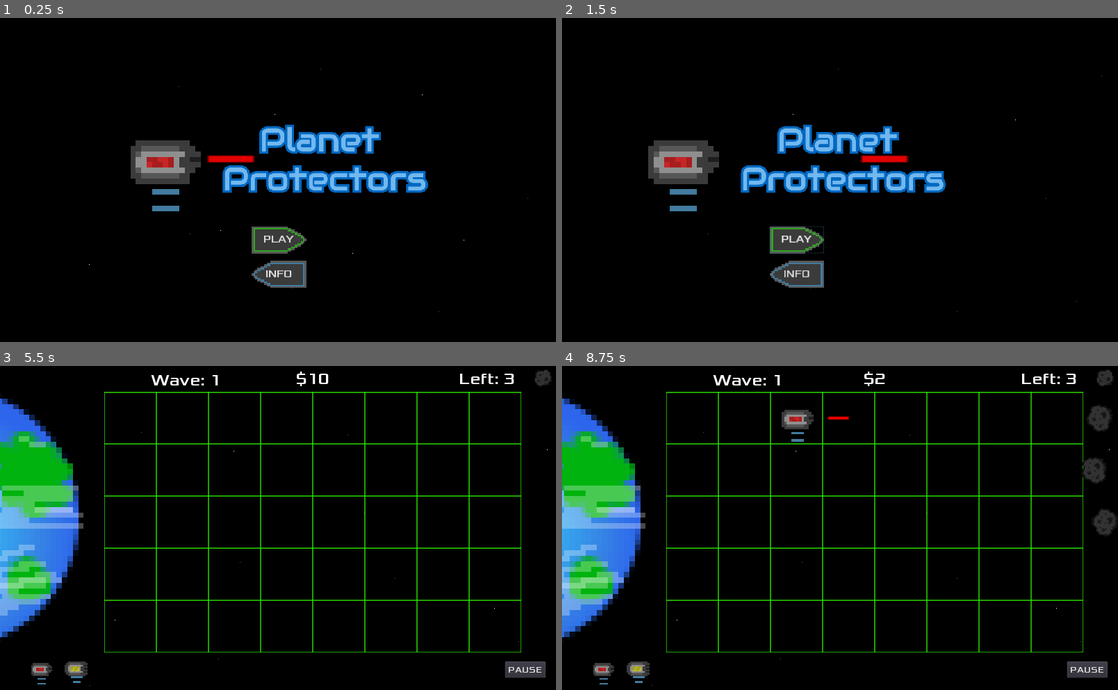
Above: before the commit, frames 1-4 (two rows, left to right).
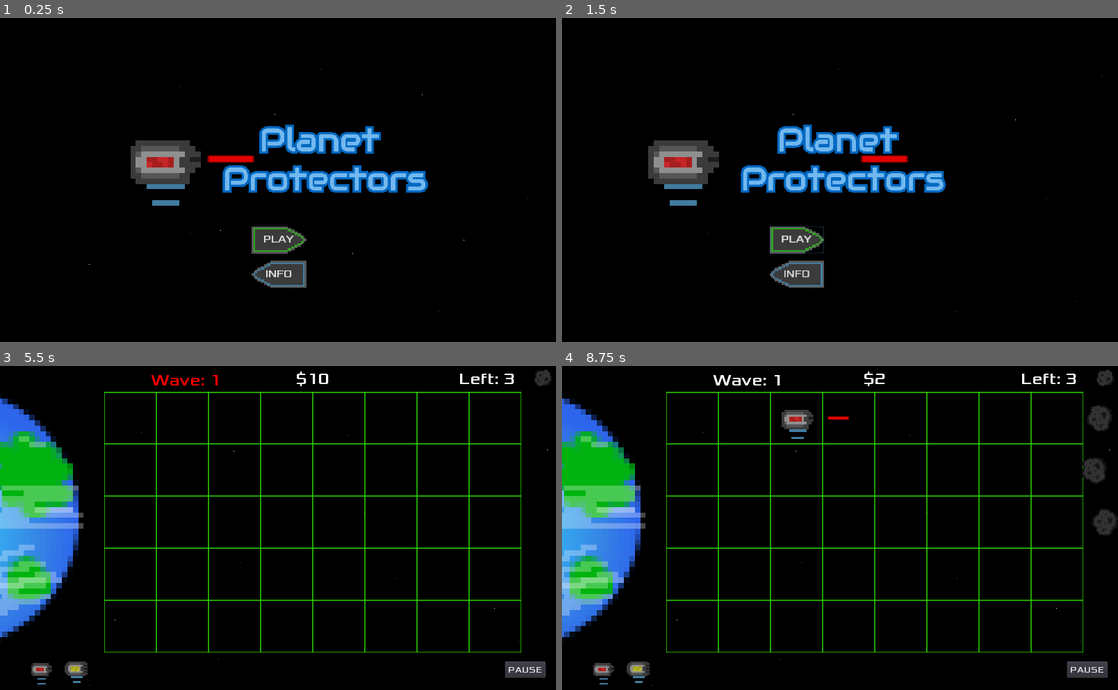
Above: after the commit, the same moments.

Repository: EthanMHolland/PlanetProtectors
Game: Godot game, scene res://src/TitleScreen.tscn
Same seed, same stepped clock (60 frames per second), same inputs: the game is played once before the commit and once after it.
Inputs (mouse positions are in pixels of both pictures, inside the frame that each line leads up to):
- Up to frame 1 (0.25 s): no input
- Up to frame 2 (1.5 s): click "PLAY" at 0.5 s; click "PLAY" at 1.25 s
- Up to frame 3 (5.5 s): click "INFO" at 2 s; move the mouse to (400, 511) at 2.77 s; tap 0 (add_funds) at 2.85 s; click (400, 511) at 2.92 s; drag from (494, 417) to (311, 518) at 3.52 s; move the mouse to (394, 417) at 4.27 s; tap = (increase_wave) at 4.35 s; click (394, 417) at 4.42 s; drag from (294, 417) to (450, 417) at 5.02 s
- Up to frame 4 (8.75 s): tap Enter at 5.75 s; drag from (689, 417) to (600, 670) at 5.77 s; click "PAUSE" at 6.5 s; click "RESUME" at 7.25 s; drag from (600, 670) to (795, 417) at 8.02 s

The runs differ from the first frame. In frame 1, 0.4% of the frame differs, in the area x 26-34%, y 51-60%; in frame 2, 0.4%; in frame 3, 0.2%; in frame 4, less than 0.1%.

Commit message:
Wave Label changes red for 0.5 seconds on new wave

Diff:
--- a/project/src/LaserTower.tscn
+++ b/project/src/LaserTower.tscn
@@ -146,6 +146,7 @@
 position = Vector2( 0, 1.59701 )
 frames = SubResource( 22 )
 animation = "battery5"
+frame = 2
 playing = true
 
 [node name="CollisionShape2D" type="CollisionShape2D" parent="."]
--- a/project/src/Level.gd
+++ b/project/src/Level.gd
@@ -60,6 +60,8 @@
 #Starts the next wave
 func _wave_start():
 	$NewWaveSound.play()
+	$Wave.add_color_override("font_color", Color(255,0,0))
+	$WaveColorTimer.start()
 	_wave += 1
 	print("Begin wave: " + str(_wave))
 	_new_asteroid_speed = -20*_wave
@@ -196,3 +198,7 @@
 
 func _on_tower_grabbed():
 	pass
+
+
+func _on_WaveColorTimer_timeout():
+	$Wave.add_color_override("font_color", Color(255,255,255))
--- a/project/src/Level.tscn
+++ b/project/src/Level.tscn
@@ -401,6 +401,10 @@
 }
 
 [node name="TowerManager" parent="." instance=ExtResource( 11 )]
+
+[node name="WaveColorTimer" type="Timer" parent="."]
+wait_time = 0.5
+one_shot = true
 [connection signal="paused" from="." to="." method="_on_Level_paused"]
 [connection signal="area_entered" from="Planet" to="." method="_on_Planet_area_entered"]
 [connection signal="timeout" from="BetweenWavesTimer" to="." method="_on_BetweenWavesTimer_timeout"]
@@ -410,3 +414,4 @@
 [connection signal="button_down" from="PauseMenu/ResumeButton" to="." method="_on_ResumeButton_button_down"]
 [connection signal="button_down" from="PauseMenu/MainMenuButton" to="." method="_on_MainMenuButton_button_down"]
 [connection signal="button_down" from="Button" to="." method="_on_Button_button_down"]
+[connection signal="timeout" from="WaveColorTimer" to="." method="_on_WaveColorTimer_timeout"]
